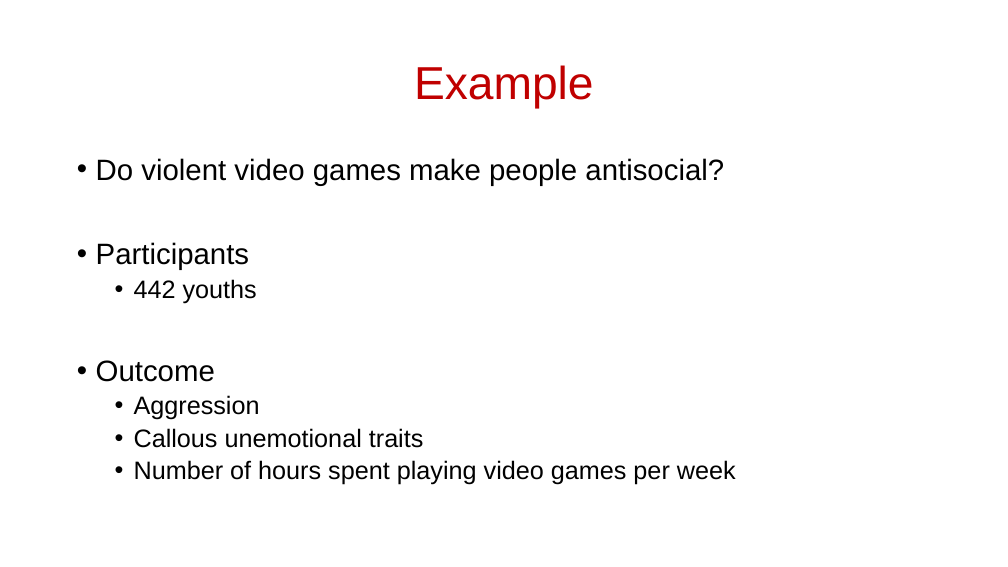
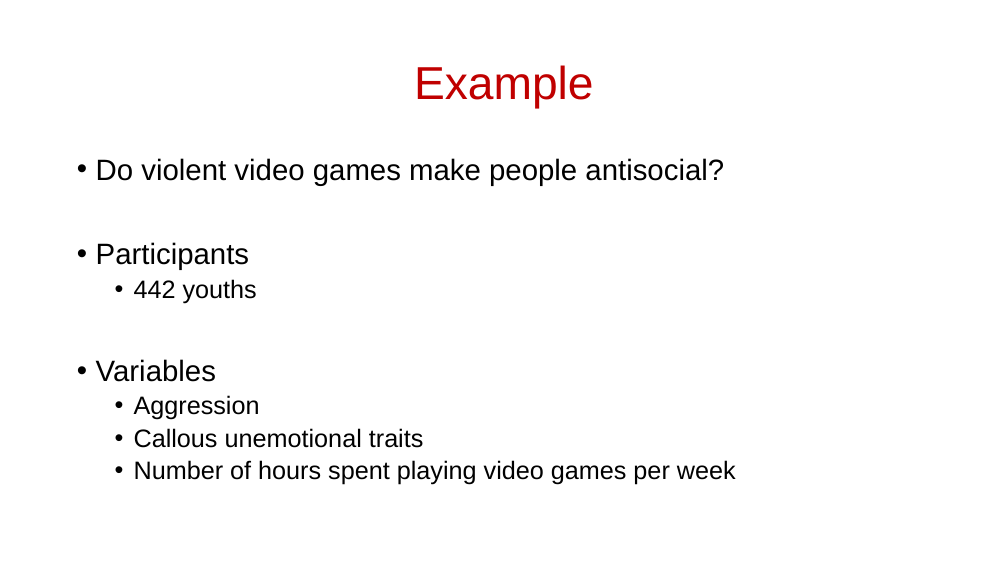
Before and after one commit to scream104/psych596, a slide deck: slide 5 of lecture-slides_upload/lecture/07_Statistical Methods_Mediation and Moderation.pptx. Drawn at 1008x567 pixels with LibreOffice and Linux fonts; fonts in the diff are those of the drawing. Boxes give left, top, right and bottom in pixels: in the first picture for what was removed or moved away, otherwise in the second. Text is boxed around its words. In the diff, an @@ line names an element or a change of style, - is before the commit and + after.

```diff
--- a/lecture-slides_upload/lecture/07_Statistical Methods_Mediation and Moderation.pptx
+++ b/lecture-slides_upload/lecture/07_Statistical Methods_Mediation and Moderation.pptx
@@ text at box(96, 359, 216, 382): text changed @@
-• Outcome
+• Variables
```
Also in this commit, not shown: 12 other slides changed, 1 slide added, 3 slides removed, 3 other files.
